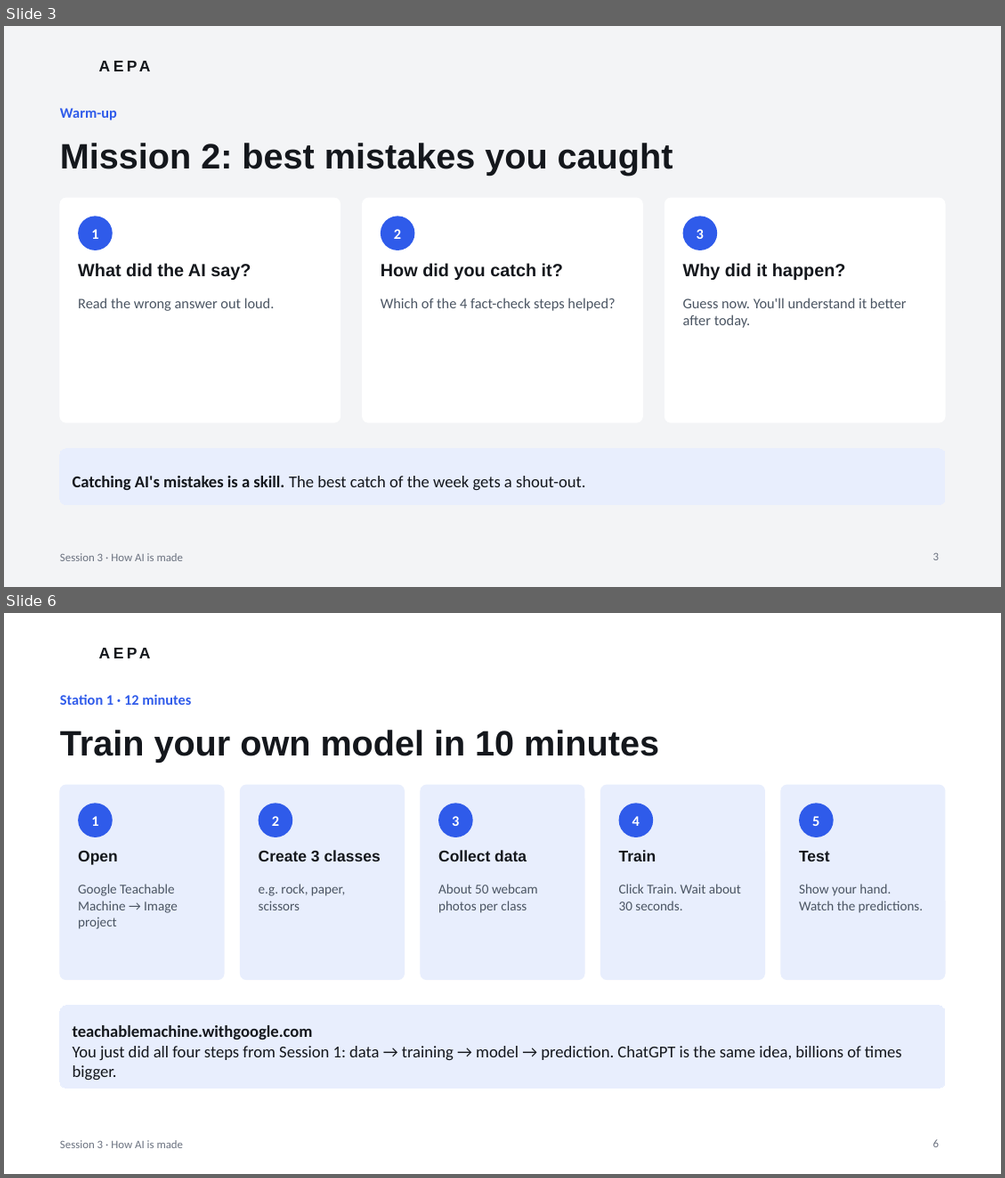
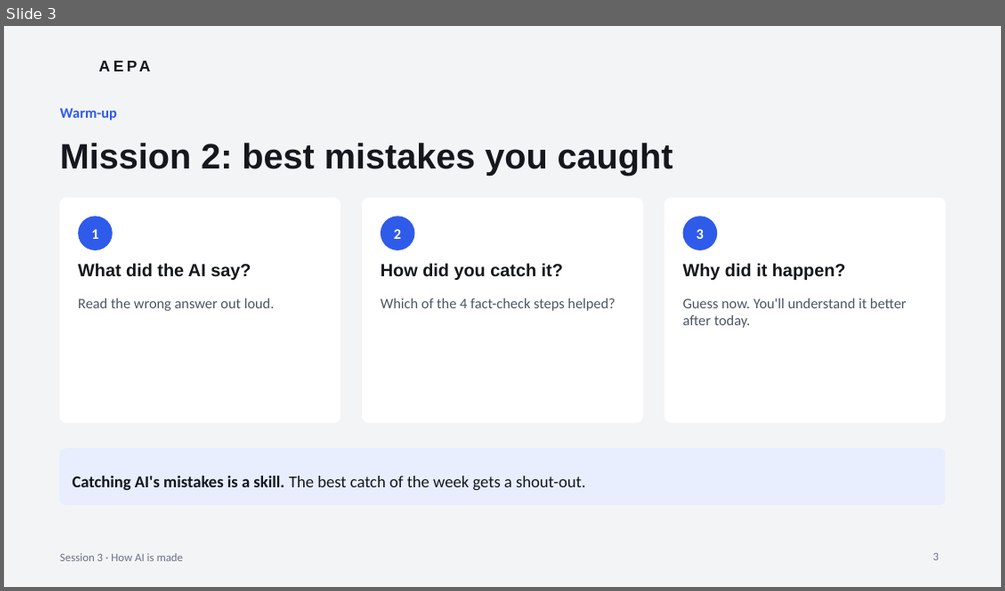
Before and after one commit to JTSG-cons/aepa-sessions, a slide deck: session-3/AEPA-Session-3.pptx. Shown one above the other, each under a label of ours: slides 3 and 6 before the commit, slide 3 after it; the slides between them are not shown. The pictures are 1005x1178 and 1005x591 pixels, drawn with LibreOffice and Linux fonts; fonts in the diff are those of the drawing; background and template pictures are left out. Boxes give left, top, right and bottom in pixels: in the first picture for what was removed or moved away, otherwise in the second. Text is boxed around its words. In the diff, an @@ line names an element or a change of style, - is before the commit and + after.

```diff
--- a/session-3/AEPA-Session-3.pptx
+++ b/session-3/AEPA-Session-3.pptx
@@ slide 6 removed at (4,613,1001,1174), background #FFFFFF; not listed: 2 template elements that a slide beside it also shows @@
@@ text removed at (60,694,191,705) @@
-Station 1 · 12 minutes
@@ title removed at (60,730,659,762) @@
-Train your own model in 10 minutes
@@ rounded rectangle removed at (60,785,224,980) @@
@@ rounded rectangle removed at (241,785,404,980) @@
@@ rounded rectangle removed at (421,785,584,980) @@
@@ rounded rectangle removed at (600,785,764,980) @@
@@ rounded rectangle removed at (781,785,945,980) @@
@@ ellipse removed at (78,803,113,837) @@
-1
@@ ellipse removed at (259,803,292,837) @@
-2
@@ ellipse removed at (438,803,473,837) @@
-3
@@ ellipse removed at (619,803,653,837) @@
-4
@@ ellipse removed at (799,803,833,837) @@
-5
@@ text removed at (78,850,118,865) @@
-Open
@@ text removed at (259,850,380,861) @@
-Create 3 classes
@@ text removed at (438,850,526,861) @@
-Collect data
@@ text removed at (619,850,656,861) @@
-Train
@@ text removed at (799,851,830,861) @@
-Test
@@ text removed at (78,884,178,929) @@
-Google Teachable Machine → Image project
@@ text removed at (259,884,345,910) @@
-e.g. rock, paper, scissors
@@ text removed at (438,884,538,913) @@
-About 50 webcam photos per class
@@ text removed at (619,884,741,910) @@
-Click Train. Wait about 30 seconds.
@@ text removed at (799,884,922,913) @@
-Show your hand. Watch the predictions.
@@ rounded rectangle removed at (60,1005,945,1088) @@
-teachablemachine.withgoogle.com
-You just did all four steps from Session 1: data → training → model → prediction. ChatGPT is the same idea, billions of times bigger.
@@ page number removed at (933,1139,938,1147) @@
-6
```
Also in this commit, not shown: 12 slides changed, 4 slides added, 4 other slides removed, 2 other files.
